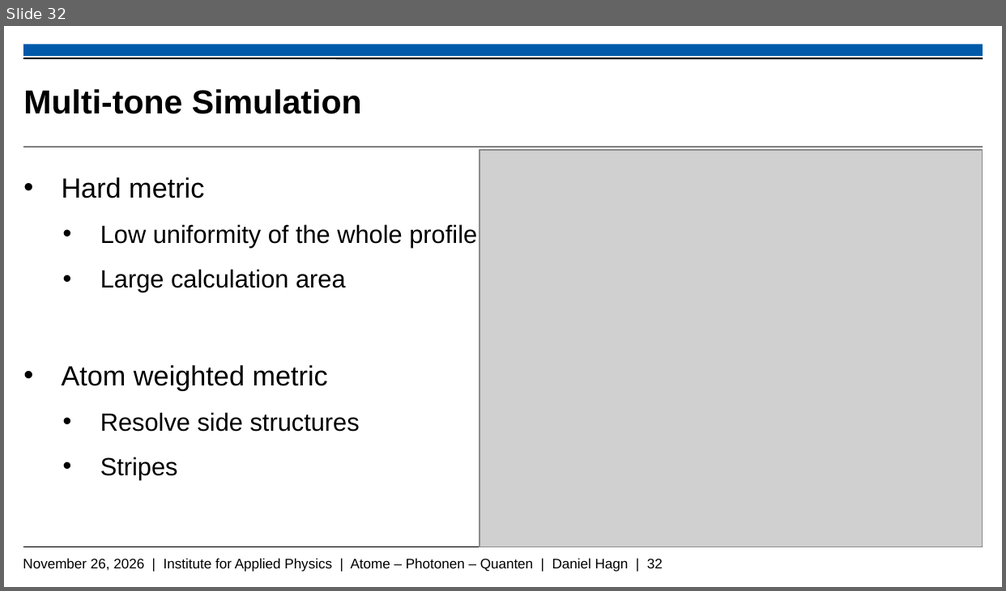
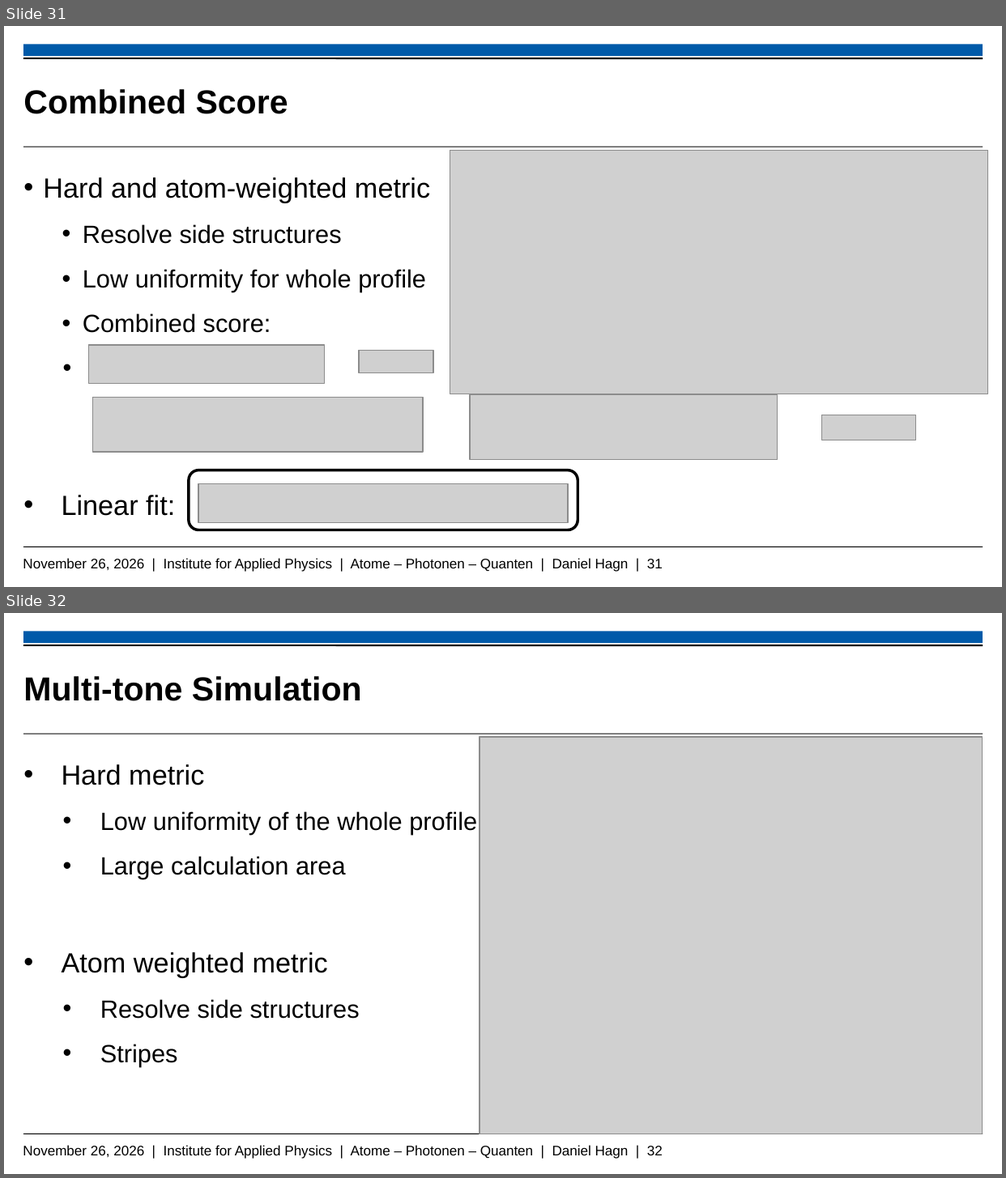
Before and after one commit to Daniel-Hagn-physik/Masterthesis_Backup, a slide deck: Hagn_Daniel_Mastervortrag.pptx. Shown one above the other, each under a label of ours: slide 32 before the commit, slides 31 and 32 after it. The pictures are 1006x591 and 1006x1178 pixels, drawn with LibreOffice and Linux fonts; fonts in the diff are those of the drawing; grey boxes stand for pictures; background and template pictures are left out. Boxes give left, top, right and bottom in pixels: in the first picture for what was removed or moved away, otherwise in the second. Text is boxed around its words. In the diff, an @@ line names an element or a change of style, - is before the commit and + after.

```diff
--- a/Hagn_Daniel_Mastervortrag.pptx
+++ b/Hagn_Daniel_Mastervortrag.pptx
@@ slide 31 added at bbox=[4, 26, 1002, 587], background #FFFFFF; not listed: 5 template elements that a slide beside it also shows @@
@@ title added at bbox=[23, 89, 288, 114], 24 pt, text #000000, bold @@
+Combined Score
@@ picture added at bbox=[450, 151, 988, 395] @@
@@ text added at bbox=[43, 177, 430, 516], 18 pt, text #000000 @@
+  • Hard and atom-weighted metric
+    • Resolve side structures
+    • Low uniformity for whole profile
+    • Combined score:
+  • Linear fit:
@@ picture added at bbox=[89, 345, 324, 384] @@
@@ picture added at bbox=[360, 350, 434, 373] @@
@@ picture added at bbox=[93, 397, 423, 452] @@
@@ picture added at bbox=[470, 395, 778, 460] @@
@@ picture added at bbox=[821, 415, 915, 440] @@
@@ rounded rectangle added at bbox=[189, 470, 577, 530], fill #FFFFFF, outline #000000 2 pt @@
@@ picture added at bbox=[198, 484, 568, 523] @@
```
Also in this commit, not shown: 12 slides changed, 5 other slides added, 7 slides removed.
